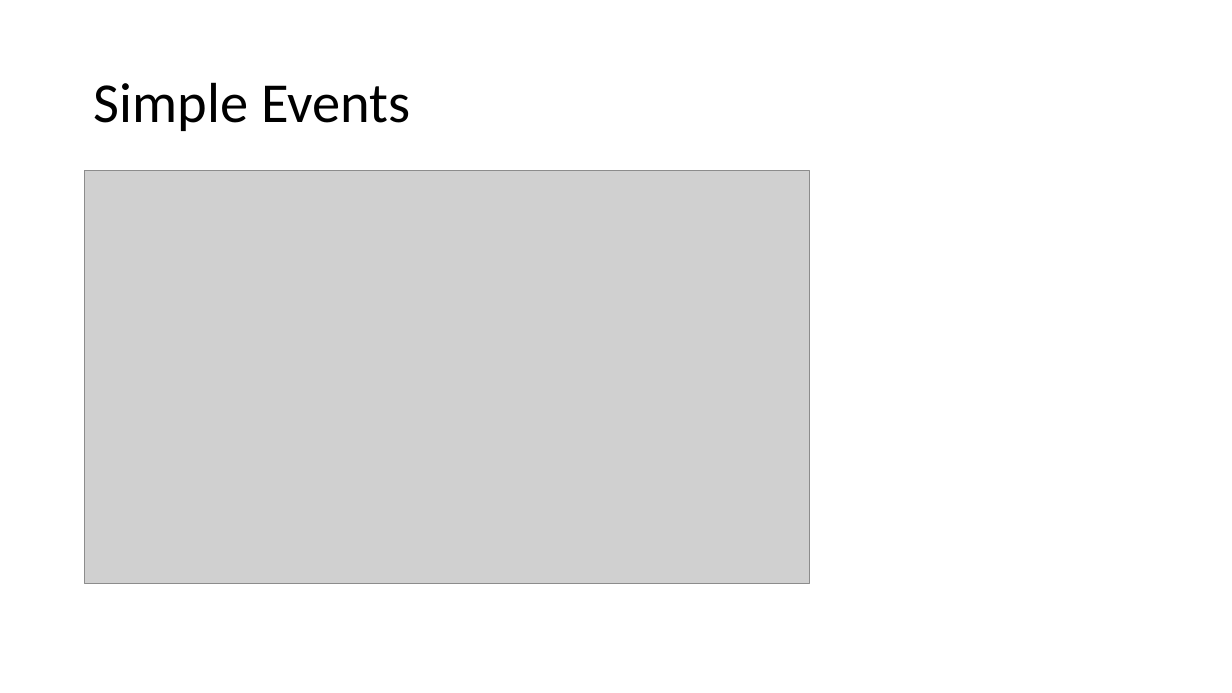
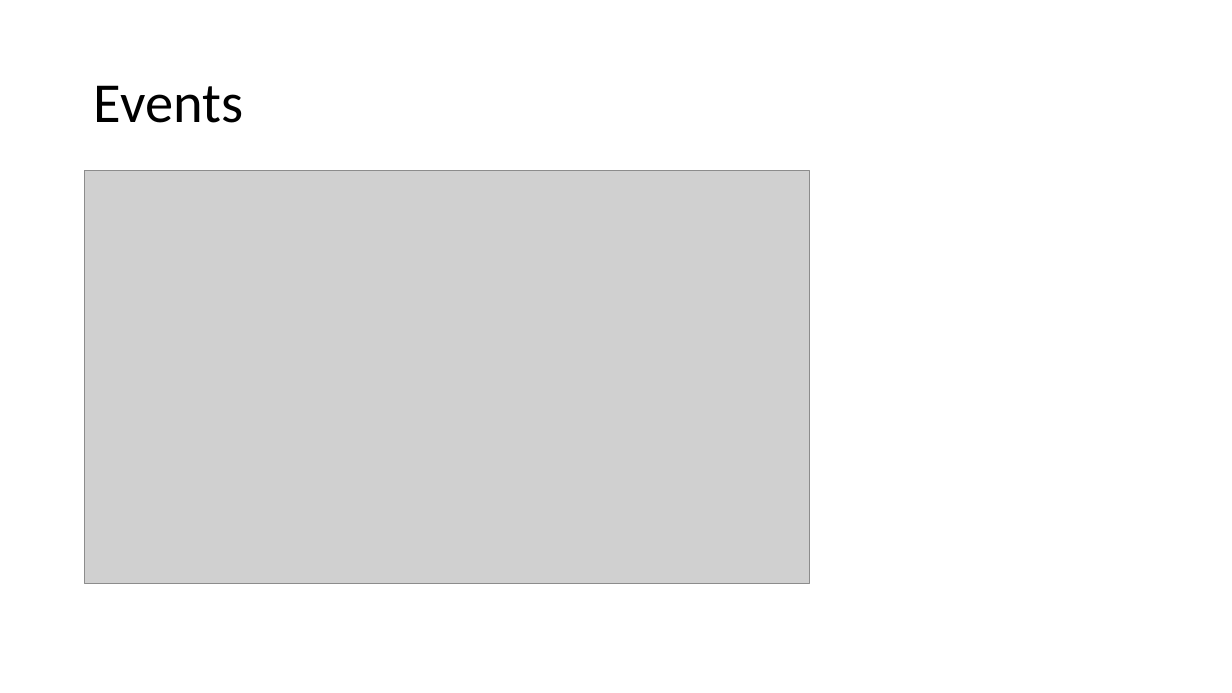
Before and after one commit to tdweber/Schweg_Web, a slide deck: slide 5 of SW04a Recap Schwegler Weber.pptx (slide 4 before the commit). Drawn at 1232x693 pixels with LibreOffice and Linux fonts; fonts in the diff are those of the drawing; grey boxes stand for pictures. Boxes give left, top, right and bottom in pixels: in the first picture for what was removed or moved away, otherwise in the second. Text is boxed around its words. In the diff, an @@ line names an element or a change of style, - is before the commit and + after.

```diff
--- a/SW04a Recap Schwegler Weber.pptx
+++ b/SW04a Recap Schwegler Weber.pptx
@@ title at (94, 85, 243, 123): text changed @@
-Simple Events
+Events
```
Also in this commit, not shown: 5 other slides changed, 9 slides added, 2 slides removed.
